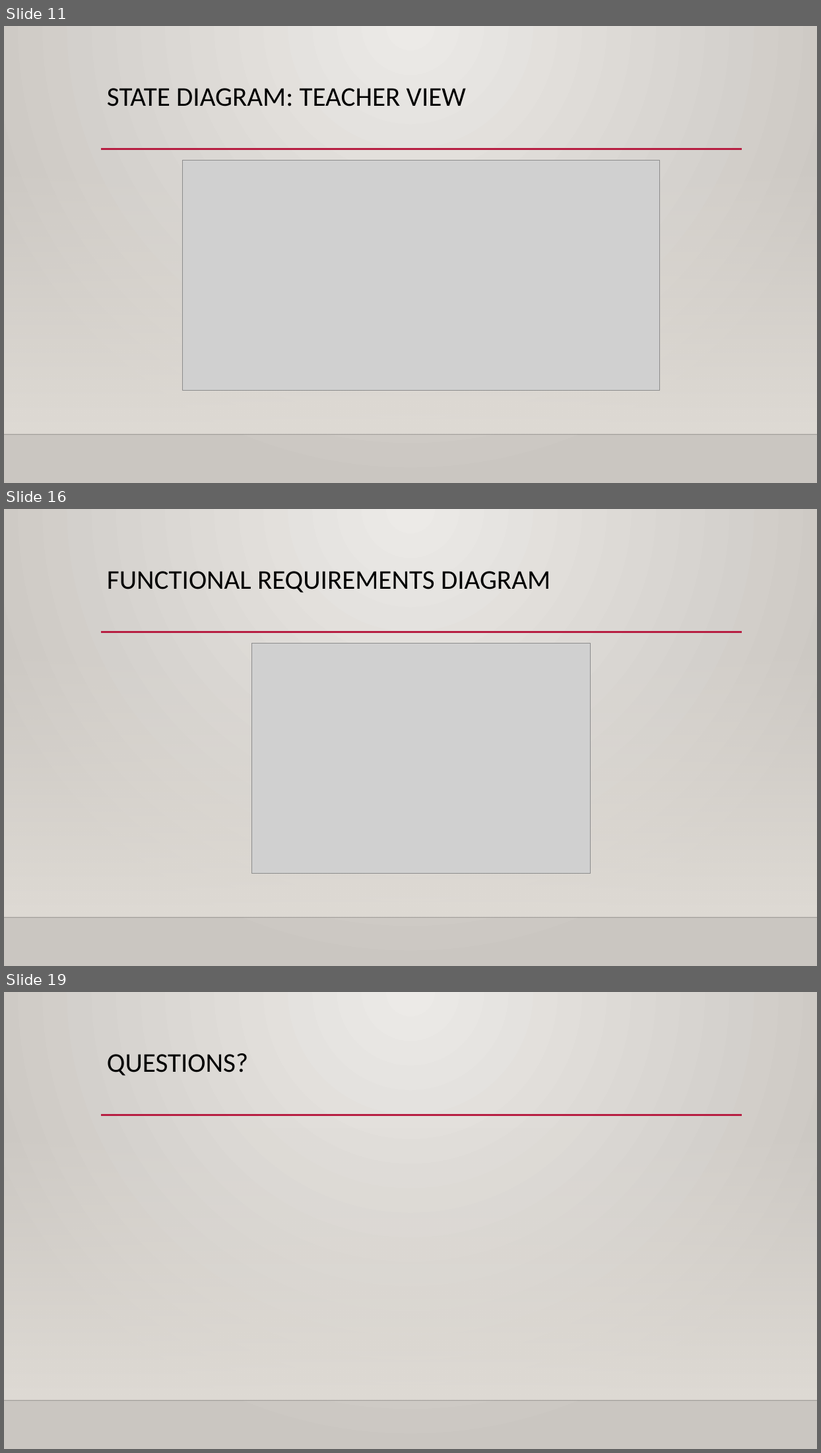
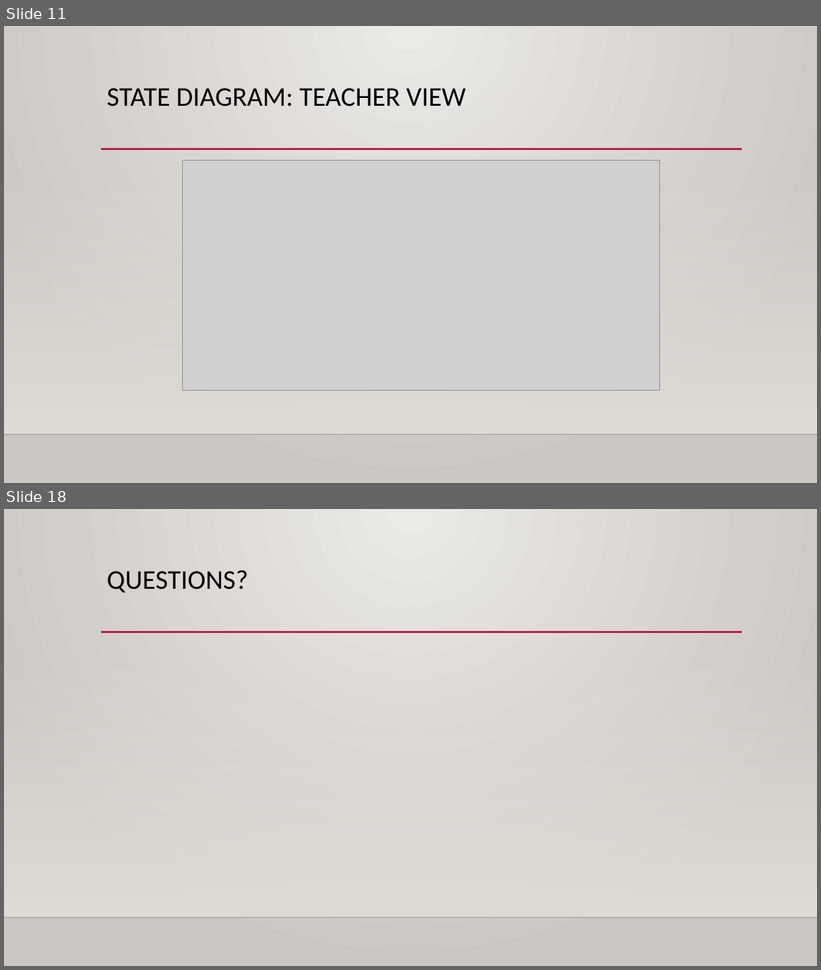
Before and after one commit to StewartSteven/Attend-In, a slide deck: Attend-in_Sprint1.pptx. Shown one above the other, each under a label of ours: slides 11, 16 and 19 before the commit, slides 11 and 18 after it; the slides between them are not shown. The pictures are 821x1453 and 821x970 pixels, drawn with LibreOffice and Linux fonts; fonts in the diff are those of the drawing; grey boxes stand for pictures; background and template pictures are left out. Boxes give left, top, right and bottom in pixels: in the first picture for what was removed or moved away, otherwise in the second. Text is boxed around its words. In the diff, an @@ line names an element or a change of style, - is before the commit and + after.

```diff
--- a/Attend-in_Sprint1.pptx
+++ b/Attend-in_Sprint1.pptx
@@ slide 16 removed at (4, 509, 817, 966), background gradient #ECEAE7 to #CAC7C1; not listed: 3 template elements that a slide beside it also shows @@
@@ title removed at (107, 571, 550, 593) @@
-FUNCTIONAL REQUIREMENTS DIAGRAM
@@ picture removed at (252, 643, 591, 873) @@
@@ what was slide 19 is now slide 18 @@
```
Also in this commit, not shown: 5 slides changed, 1 slide added, 1 other slide removed.
